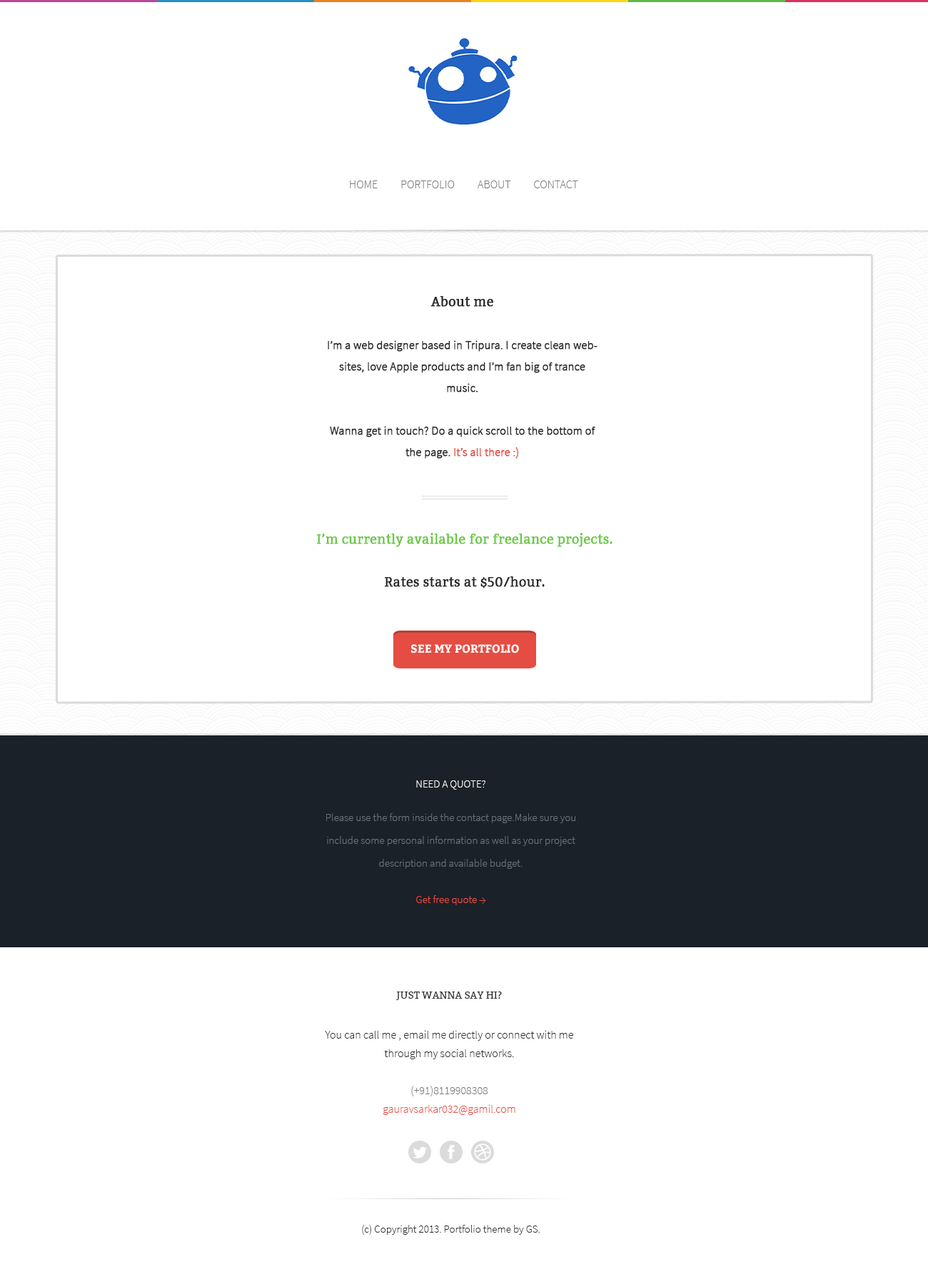
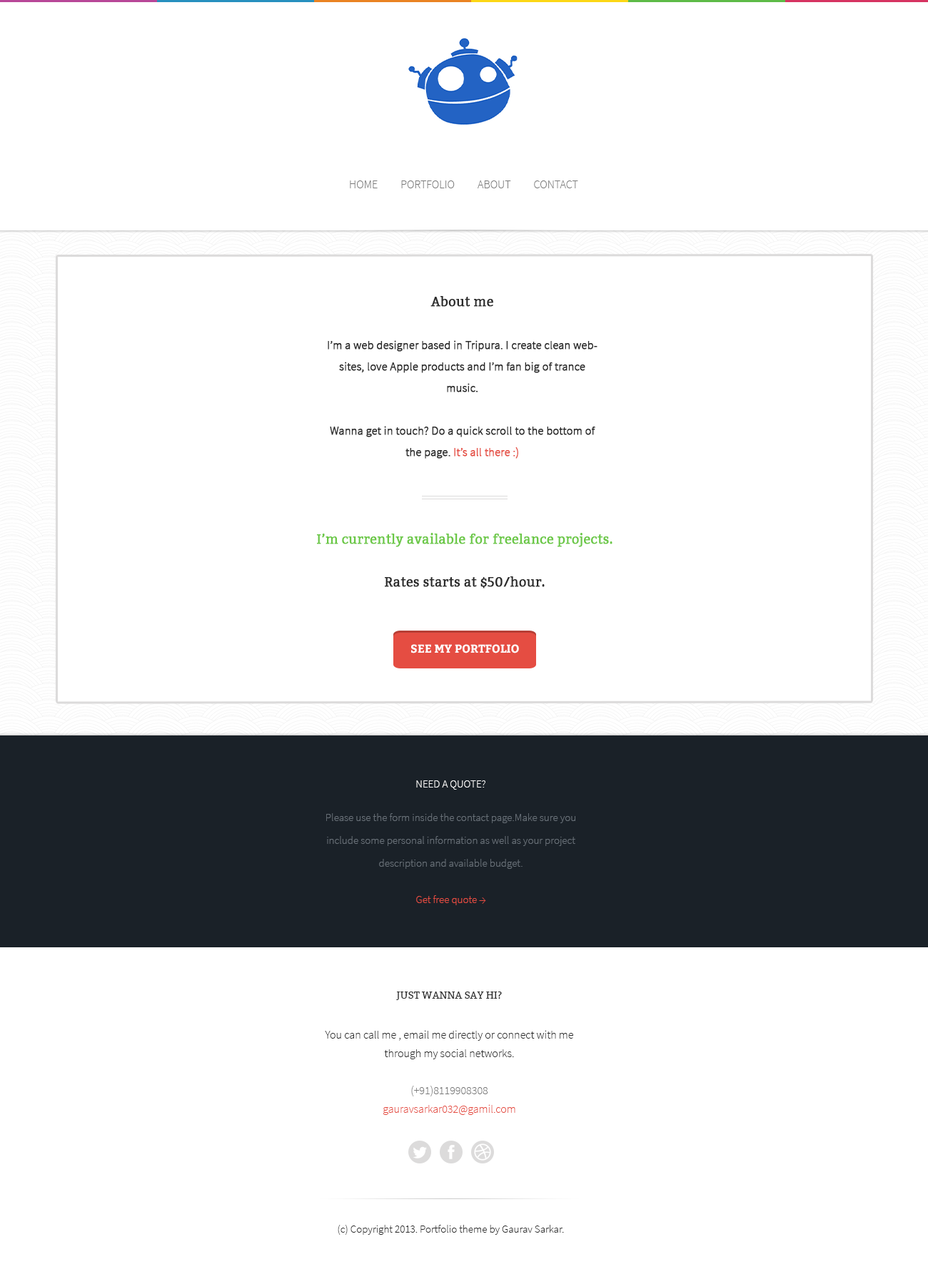
Layer changes from the first 928 x 1284 image to the second:
renamed "(c) Copyright 2013. Portfolio theme by GS." to "(c) Copyright 2013. Portfolio theme by Gaurav Sarkar.", painted on it over [337, 1225, 564, 1236]
painted on "I’m currently available for freelance projects. Rates starts a" over [348, 533, 603, 545]
painted on "About me I’m a web designer based in Tripura. I create clean w" over [430, 296, 494, 307]
